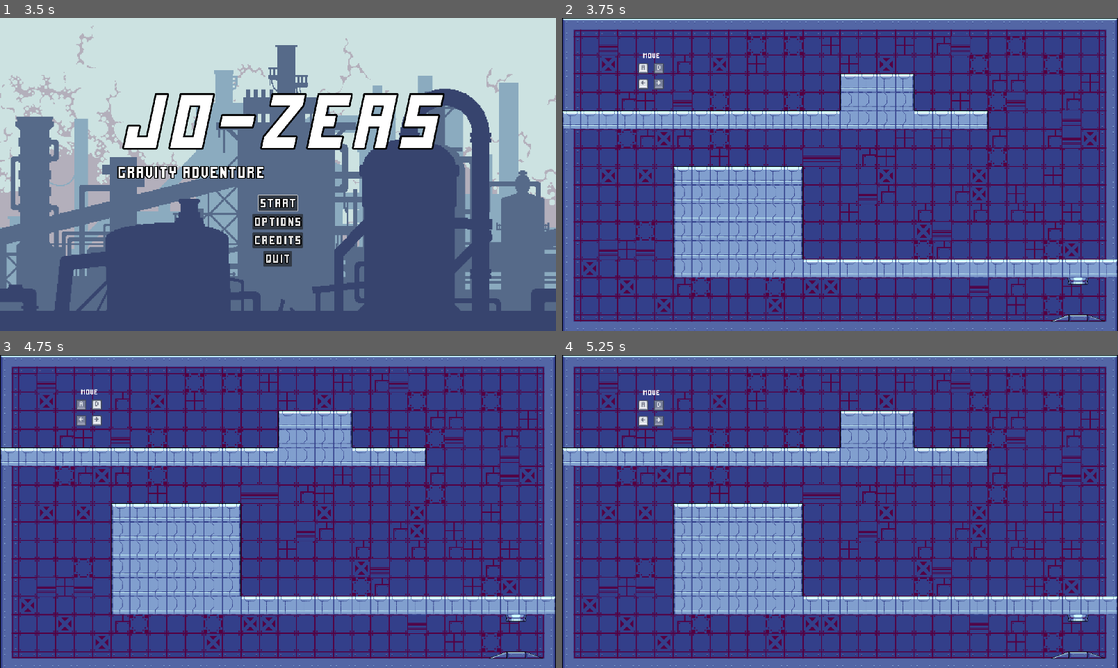
Above: before the commit, frames 1-4 (two rows, left to right).
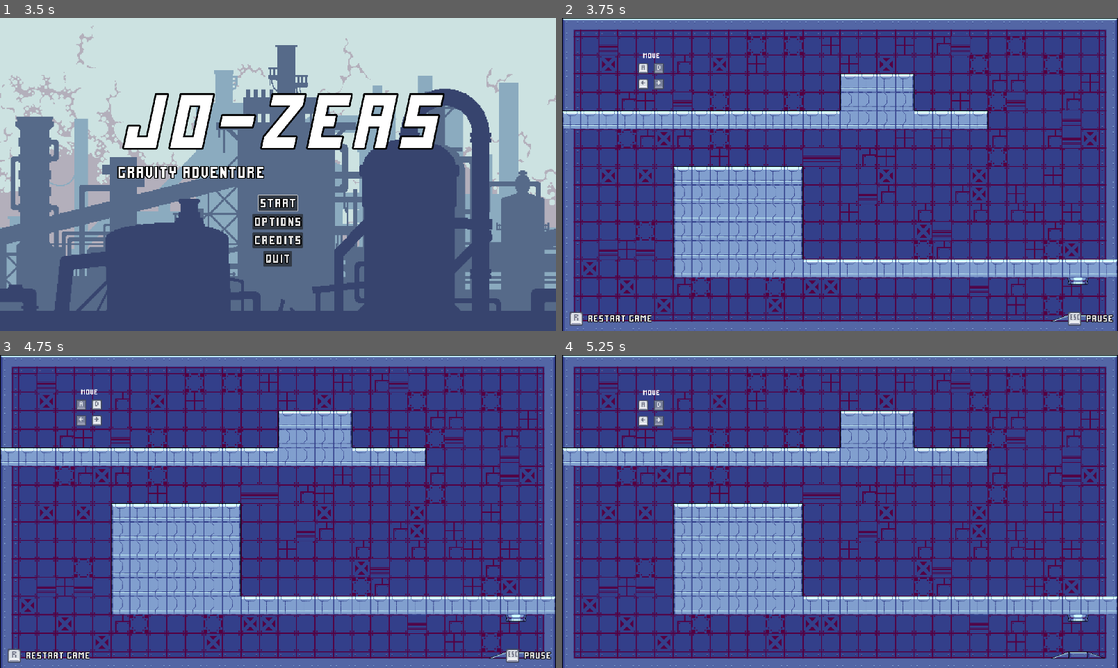
Above: after the commit, the same moments.

Repository: Harry32/ThinkyGameJam
Game: Godot game, scene res://scenes/game.tscn
Two runs of this game, one before a commit and one after it. Both use one fixed random seed, a clock stepped at 60 frames per second and the inputs below.
Inputs:
- Up to frame 1 (3.5 s): click "Options" at 0.5 s; click "Back" at 1.25 s; click "Credits" at 2 s; click "Back" at 2.75 s
- Up to frame 2 (3.75 s): click "Start" at 3.5 s
- Up to frame 3 (4.75 s): tap Enter at 4.25 s; hold D (Right) from 4.28 s (still down); hold Shift (Gravity) from 4.28 s (still down); tap Space (Jump) at 4.52 s
- Up to frame 4 (5.25 s): keep holding D (Right); tap R (Restart) at 5 s; release Shift (Gravity) at 5.03 s; tap Shift (Gravity) at 5.1 s

Frame 1 is identical in both runs. In frame 2, 0.6% of the frame differs, in the area x 1-100%, y 93-99%; in frame 3, 0.6%; in frame 4, nothing differs.

Commit message:
Adding instructions

Diff:
--- a/scenes/game.tscn
+++ b/scenes/game.tscn
@@ -1,10 +1,13 @@
-[gd_scene load_steps=3 format=3 uid="uid://m7vhdgdldirk"]
+[gd_scene load_steps=4 format=3 uid="uid://m7vhdgdldirk"]
 
 [ext_resource type="Script" path="res://scripts/game.gd" id="1_eh23n"]
+[ext_resource type="PackedScene" uid="uid://buux3qlm27xb2" path="res://scenes/ui/instruction.tscn" id="2_ssdpc"]
 [ext_resource type="PackedScene" uid="uid://bhoiqqokfqnm7" path="res://scenes/ui/pause_screen.tscn" id="3_7sdjp"]
 
 [node name="Game" type="Node"]
 process_mode = 3
 script = ExtResource("1_eh23n")
 
+[node name="Instruction" parent="." instance=ExtResource("2_ssdpc")]
+
 [node name="PauseScreen" parent="." instance=ExtResource("3_7sdjp")]
--- /dev/null
+++ b/scenes/ui/instruction.tscn
@@ -0,0 +1,59 @@
+[gd_scene load_steps=4 format=3 uid="uid://buux3qlm27xb2"]
+
+[ext_resource type="Theme" uid="uid://lpfisjaosrqq" path="res://scenes/ui/default_theme.tres" id="1_dx0rl"]
+[ext_resource type="Texture2D" uid="uid://5p5ctwsj23v8" path="res://graphics/ui/Input Key - R.png" id="2_2485j"]
+[ext_resource type="Texture2D" uid="uid://32jxawpu7njy" path="res://graphics/ui/Input Key - Esc.png" id="3_ekmfd"]
+
+[node name="Instruction" type="CanvasLayer"]
+visible = false
+
+[node name="Control" type="Control" parent="."]
+layout_mode = 3
+anchors_preset = 0
+offset_right = 40.0
+offset_bottom = 40.0
+theme = ExtResource("1_dx0rl")
+
+[node name="MarginContainer" type="MarginContainer" parent="Control"]
+offset_top = 996.0
+offset_right = 1924.0
+offset_bottom = 1080.0
+size_flags_horizontal = 3
+size_flags_vertical = 4
+theme_override_constants/margin_left = 20
+theme_override_constants/margin_top = 10
+theme_override_constants/margin_right = 20
+theme_override_constants/margin_bottom = 10
+
+[node name="HBoxContainer" type="HBoxContainer" parent="Control/MarginContainer"]
+layout_mode = 2
+
+[node name="RRect" type="TextureRect" parent="Control/MarginContainer/HBoxContainer"]
+custom_minimum_size = Vector2(64, 64)
+layout_mode = 2
+size_flags_horizontal = 0
+size_flags_vertical = 4
+texture = ExtResource("2_2485j")
+stretch_mode = 4
+
+[node name="RLabel" type="Label" parent="Control/MarginContainer/HBoxContainer"]
+layout_mode = 2
+size_flags_horizontal = 8
+theme_override_constants/outline_size = 7
+theme_override_font_sizes/font_size = 30
+text = "Restart Game"
+
+[node name="EscTexture" type="TextureRect" parent="Control/MarginContainer/HBoxContainer"]
+custom_minimum_size = Vector2(64, 64)
+layout_mode = 2
+size_flags_horizontal = 10
+size_flags_vertical = 4
+texture = ExtResource("3_ekmfd")
+stretch_mode = 4
+
+[node name="EscLabel" type="Label" parent="Control/MarginContainer/HBoxContainer"]
+layout_mode = 2
+size_flags_horizontal = 8
+theme_override_constants/outline_size = 7
+theme_override_font_sizes/font_size = 30
+text = "Pause"
--- a/scripts/game.gd
+++ b/scripts/game.gd
@@ -17,8 +17,13 @@
 		LevelsInformation.restart_level()
 
 
-func change_scene(scene: String):
+func change_scene(scene: String, showInstructions: bool):
 	$PauseScreen.hide()
-	if get_child_count() > 1:
-		get_child(1).queue_free()
+	if get_child_count() > 2:
+		get_child(2).queue_free()
 	call_deferred("add_child", load(scene).instantiate())
+
+	if showInstructions:
+		$Instruction.show()
+	else:
+		$Instruction.hide()
--- a/scripts/globals/levels_information.gd
+++ b/scripts/globals/levels_information.gd
@@ -1,7 +1,7 @@
 extends Node
 
 
-signal change_scene(scene: String)
+signal change_scene(scene: String, showInstructions: bool)
 
 
 var levels : Array[String] = [
@@ -30,7 +30,7 @@
 	if current_level < levels.size() -1:
 		current_level += 1
 		current_scene = levels[current_level]
-		change_scene.emit(levels[current_level])
+		change_scene.emit(levels[current_level], true)
 	else:
 		credits_screen()
 
@@ -39,32 +39,32 @@
 	if current_level > 0:
 		current_level -= 1
 		current_scene = levels[current_level]
-		change_scene.emit(levels[current_level])
+		change_scene.emit(levels[current_level], true)
 
 
 func start_game():
 	current_level = 0
 	current_scene = levels[current_level]
-	change_scene.emit(current_scene)
+	change_scene.emit(current_scene, true)
 
 
 func start_screen():
 	current_scene = main_screen
-	change_scene.emit(main_screen)
+	change_scene.emit(main_screen,false)
 
 
 func credits_screen():
 	current_scene = credit_screen
-	change_scene.emit(credit_screen)
+	change_scene.emit(credit_screen, false)
 
 
 func restart_level():
-	change_scene.emit(current_scene)
+	change_scene.emit(current_scene, false)
 
 
-func change_screen(scene: String):
+func change_screen(scene: String, showInstructions: bool = false):
 	current_scene = scene
-	change_scene.emit(scene)
+	change_scene.emit(scene, showInstructions)
 
 
 func enable_ui():
Binary file added: graphics/ui/Input Key - R (Pressed).png
Not shown, added: graphics/ui/Input Key - R (Pressed).png.import
Binary file added: graphics/ui/Input Key - R.png
Not shown, added: graphics/ui/Input Key - R.png.import
